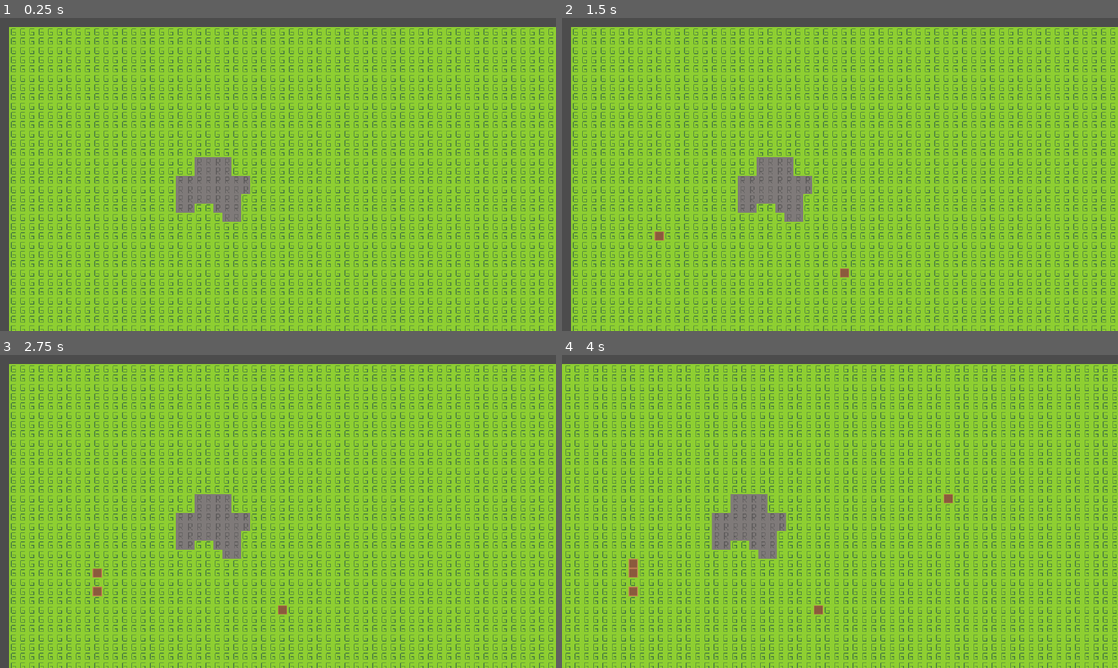
Above: before the commit, frames 1-4 (two rows, left to right).
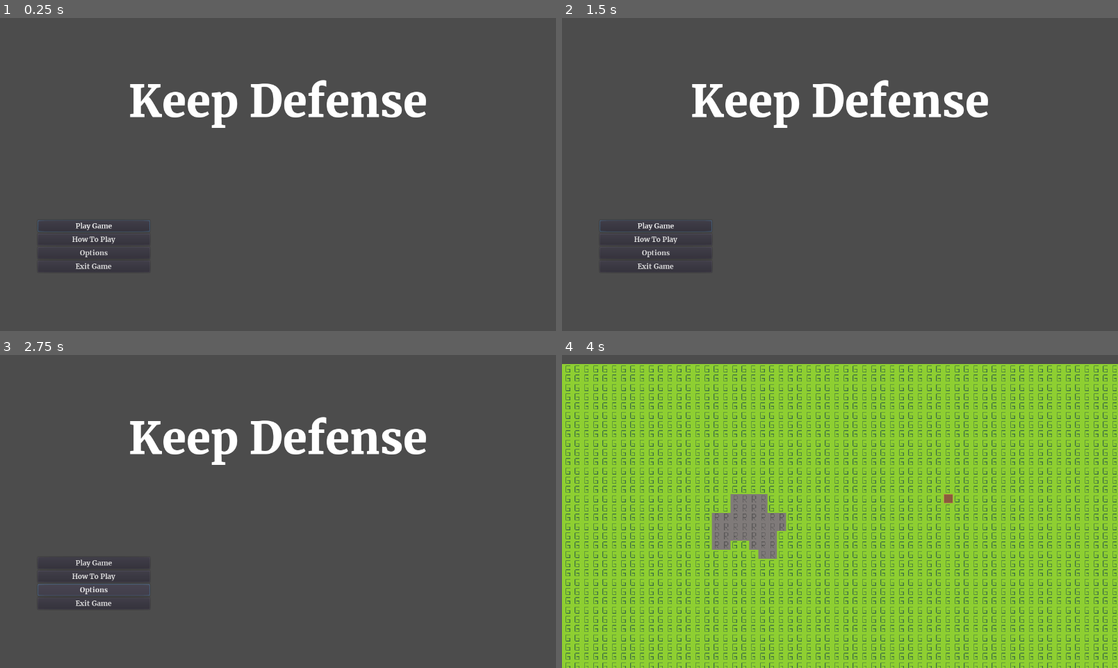
Above: after the commit, the same moments.

Repository: Joshua5437/Game-3
Game: Godot game, scene res://mainMenu.tscn
Same seed, same stepped clock (60 frames per second), same inputs: the game is played once before the commit and once after it. Before the commit the project starts from res://mainScene.tscn.
Inputs (mouse positions are in pixels of both pictures, inside the frame that each line leads up to):
- Up to frame 1 (0.25 s): no input
- Up to frame 2 (1.5 s): click (656, 240) at 0.5 s, where only the run after the commit has a clickable "How To Play"; click (840, 268) at 1.25 s, where only the run after the commit has a clickable "Go back"
- Up to frame 3 (2.75 s): click (94, 589) at 2 s, where only the run after the commit has a clickable "Options"
- Up to frame 4 (4 s): click (656, 561) at 2.75 s, where only the run after the commit has a clickable "Play Game"; tap Enter at 3.5 s; move the mouse to (962, 495) at 3.52 s; hold Right (ui_right) from 3.53 s (still down); click (962, 495) at 3.67 s

The runs differ from the first frame. In frame 1, 95% of the frame differs, in the area x 1-100%, y 2-100%; in frame 2, 95%; in frame 3, 95%; in frame 4, 0.2%.

Commit message:
added gui stuff

Diff:
--- /dev/null
+++ b/howToPlay.gd
@@ -0,0 +1,20 @@
+extends Control
+
+
+# Declare member variables here. Examples:
+# var a = 2
+# var b = "text"
+
+
+# Called when the node enters the scene tree for the first time.
+func _ready():
+	pass # Replace with function body.
+
+
+# Called every frame. 'delta' is the elapsed time since the previous frame.
+#func _process(delta):
+#	pass
+
+
+func _on_Button_pressed():
+	get_tree().change_scene("res://mainMenu.tscn")
--- /dev/null
+++ b/howToPlay.tscn
@@ -0,0 +1,66 @@
+[gd_scene load_steps=7 format=2]
+
+[ext_resource path="res://fonts/Merriweather-Regular.ttf" type="DynamicFontData" id=1]
+[ext_resource path="res://fonts/Merriweather-Bold.ttf" type="DynamicFontData" id=2]
+[ext_resource path="res://howToPlay.gd" type="Script" id=3]
+
+[sub_resource type="DynamicFont" id=1]
+size = 50
+font_data = ExtResource( 2 )
+
+[sub_resource type="DynamicFont" id=2]
+size = 20
+font_data = ExtResource( 1 )
+
+[sub_resource type="DynamicFont" id=3]
+font_data = ExtResource( 2 )
+
+[node name="HowToPlay" type="Control"]
+anchor_right = 1.0
+anchor_bottom = 1.0
+script = ExtResource( 3 )
+
+[node name="VBoxContainer" type="VBoxContainer" parent="."]
+anchor_left = 0.5
+anchor_right = 0.5
+margin_left = -277.0
+margin_top = 122.0
+margin_right = 277.0
+margin_bottom = 259.0
+grow_horizontal = 2
+grow_vertical = 0
+alignment = 1
+
+[node name="Label2" type="Label" parent="VBoxContainer"]
+margin_top = 7.0
+margin_right = 554.0
+margin_bottom = 71.0
+custom_fonts/font = SubResource( 1 )
+text = "How to Play"
+align = 1
+
+[node name="Label" type="Label" parent="VBoxContainer"]
+margin_top = 75.0
+margin_right = 554.0
+margin_bottom = 130.0
+custom_fonts/font = SubResource( 2 )
+text = "Too play, keep defense blah blah blah dont know what to put heres so this is filler and placeholder."
+autowrap = true
+
+[node name="VBoxContainer2" type="VBoxContainer" parent="."]
+anchor_left = 0.5
+anchor_top = 1.0
+anchor_right = 0.5
+anchor_bottom = 1.0
+margin_left = -37.0
+margin_top = -157.0
+margin_right = 38.0
+margin_bottom = -130.0
+
+[node name="Button" type="Button" parent="VBoxContainer2"]
+margin_right = 75.0
+margin_bottom = 27.0
+custom_fonts/font = SubResource( 3 )
+text = "Go back"
+
+[connection signal="pressed" from="VBoxContainer2/Button" to="." method="_on_Button_pressed"]
--- /dev/null
+++ b/mainMenu.tscn
@@ -0,0 +1,82 @@
+[gd_scene load_steps=9 format=2]
+
+[ext_resource path="res://fonts/Merriweather-Black.ttf" type="DynamicFontData" id=1]
+[ext_resource path="res://fonts/Merriweather-Bold.ttf" type="DynamicFontData" id=2]
+[ext_resource path="res://scripts/MainMenu.gd" type="Script" id=3]
+
+[sub_resource type="DynamicFont" id=3]
+font_data = ExtResource( 2 )
+
+[sub_resource type="DynamicFont" id=4]
+font_data = ExtResource( 2 )
+
+[sub_resource type="DynamicFont" id=5]
+font_data = ExtResource( 2 )
+
+[sub_resource type="DynamicFont" id=6]
+font_data = ExtResource( 2 )
+
+[sub_resource type="DynamicFont" id=7]
+size = 101
+font_data = ExtResource( 1 )
+
+[node name="MainMenu" type="Control"]
+anchor_right = 1.0
+anchor_bottom = 1.0
+script = ExtResource( 3 )
+
+[node name="VBoxContainer" type="VBoxContainer" parent="."]
+anchor_top = 1.0
+anchor_bottom = 1.0
+margin_left = 87.0
+margin_top = -255.0
+margin_right = 345.0
+margin_bottom = -187.0
+
+[node name="PlayButton" type="Button" parent="VBoxContainer"]
+margin_right = 258.0
+margin_bottom = 27.0
+custom_fonts/font = SubResource( 3 )
+text = "Play Game"
+
+[node name="HowToPlayButton" type="Button" parent="VBoxContainer"]
+margin_top = 31.0
+margin_right = 258.0
+margin_bottom = 58.0
+custom_fonts/font = SubResource( 4 )
+text = "How To Play"
+
+[node name="OptionsButton" type="Button" parent="VBoxContainer"]
+margin_top = 62.0
+margin_right = 258.0
+margin_bottom = 89.0
+custom_fonts/font = SubResource( 5 )
+text = "Options"
+
+[node name="ExitButton" type="Button" parent="VBoxContainer"]
+margin_top = 93.0
+margin_right = 258.0
+margin_bottom = 120.0
+custom_fonts/font = SubResource( 6 )
+text = "Exit Game"
+
+[node name="VBoxContainer2" type="VBoxContainer" parent="."]
+anchor_left = 0.5
+anchor_right = 0.5
+margin_left = -344.0
+margin_top = 128.0
+margin_right = 344.0
+margin_bottom = 345.0
+
+[node name="Label" type="Label" parent="VBoxContainer2"]
+margin_right = 688.0
+margin_bottom = 128.0
+custom_fonts/font = SubResource( 7 )
+text = "Keep Defense"
+align = 1
+valign = 1
+
+[connection signal="pressed" from="VBoxContainer/PlayButton" to="." method="_on_PlayButton_pressed"]
+[connection signal="pressed" from="VBoxContainer/HowToPlayButton" to="." method="_on_HowToPlayButton_pressed"]
+[connection signal="pressed" from="VBoxContainer/OptionsButton" to="." method="_on_OptionsButton_pressed"]
+[connection signal="pressed" from="VBoxContainer/ExitButton" to="." method="_on_ExitButton_pressed"]
--- /dev/null
+++ b/mainUI.tscn
@@ -0,0 +1,106 @@
+[gd_scene load_steps=12 format=2]
+
+[ext_resource path="res://fonts/Merriweather-Black.ttf" type="DynamicFontData" id=1]
+[ext_resource path="res://fonts/Merriweather-Bold.ttf" type="DynamicFontData" id=2]
+[ext_resource path="res://images/bowicon.png" type="Texture" id=3]
+[ext_resource path="res://images/mageicon.png" type="Texture" id=4]
+[ext_resource path="res://images/wallicon.png" type="Texture" id=5]
+
+[sub_resource type="DynamicFont" id=1]
+size = 11
+font_data = ExtResource( 2 )
+
+[sub_resource type="DynamicFont" id=2]
+font_data = ExtResource( 1 )
+
+[sub_resource type="Theme" id=3]
+default_font = SubResource( 2 )
+
+[sub_resource type="DynamicFont" id=4]
+size = 34
+font_data = ExtResource( 2 )
+
+[sub_resource type="DynamicFont" id=5]
+size = 30
+font_data = ExtResource( 1 )
+
+[sub_resource type="DynamicFont" id=6]
+font_data = ExtResource( 2 )
+
+[node name="mainUI" type="Control"]
+anchor_right = 1.0
+anchor_bottom = 1.0
+
+[node name="MarginContainer" type="MarginContainer" parent="."]
+anchor_left = 1.0
+anchor_top = 1.0
+anchor_right = 1.0
+anchor_bottom = 1.0
+margin_left = -100.0
+margin_top = -100.0
+
+[node name="StartWave" type="Button" parent="MarginContainer"]
+margin_right = 100.0
+margin_bottom = 100.0
+custom_fonts/font = SubResource( 1 )
+
+[node name="Label" type="Label" parent="MarginContainer/StartWave"]
+anchor_right = 1.0
+anchor_bottom = 1.0
+theme = SubResource( 3 )
+custom_fonts/font = SubResource( 4 )
+text = "Start Wave"
+align = 1
+valign = 1
+autowrap = true
+
+[node name="TopPanel" type="Panel" parent="."]
+anchor_right = 1.0
+margin_bottom = 40.0
+
+[node name="CenterContainer" type="CenterContainer" parent="TopPanel"]
+anchor_right = 1.0
+anchor_bottom = 1.0
+
+[node name="Gold" type="Label" parent="TopPanel/CenterContainer"]
+margin_left = 577.0
+margin_right = 703.0
+margin_bottom = 39.0
+custom_fonts/font = SubResource( 5 )
+text = "Gold: 50"
+
+[node name="Wave" type="Label" parent="TopPanel"]
+margin_left = 10.0
+margin_top = 10.0
+margin_right = 40.0
+margin_bottom = 14.0
+custom_fonts/font = SubResource( 6 )
+text = "Wave: 1"
+
+[node name="Buildings" type="Panel" parent="."]
+anchor_top = 1.0
+anchor_bottom = 1.0
+margin_top = -500.0
+margin_right = 132.0
+
+[node name="GridContainer" type="GridContainer" parent="Buildings"]
+anchor_right = 1.0
+anchor_bottom = 1.0
+columns = 2
+
+[node name="Bow" type="TextureRect" parent="Buildings/GridContainer"]
+margin_right = 64.0
+margin_bottom = 64.0
+texture = ExtResource( 3 )
+
+[node name="Mage" type="TextureRect" parent="Buildings/GridContainer"]
+margin_left = 68.0
+margin_right = 132.0
+margin_bottom = 64.0
+texture = ExtResource( 4 )
+
+[node name="Wall" type="TextureRect" parent="Buildings/GridContainer"]
+margin_top = 68.0
+margin_right = 64.0
+margin_bottom = 132.0
+texture = ExtResource( 5 )
--- a/project.godot
+++ b/project.godot
@@ -45,7 +45,7 @@
 [application]
 
 config/name="Game3"
-run/main_scene="res://mainScene.tscn"
+run/main_scene="res://mainMenu.tscn"
 config/icon="res://icon.png"
 
 [display]
--- /dev/null
+++ b/scripts/MainMenu.gd
@@ -0,0 +1,35 @@
+extends Control
+
+
+# Declare member variables here. Examples:
+# var a = 2
+# var b = "text"
+
+
+# Called when the node enters the scene tree for the first time.
+func _ready():
+	$VBoxContainer/PlayButton.grab_focus()
+	pass # Replace with function body.
+
+
+# Called every frame. 'delta' is the elapsed time since the previous frame.
+#func _process(delta):
+#	pass
+
+
+
+
+func _on_PlayButton_pressed():
+	get_tree().change_scene("res://mainScene.tscn")
+
+
+func _on_HowToPlayButton_pressed():
+	get_tree().change_scene("res://howToPlay.tscn")
+
+
+func _on_OptionsButton_pressed():
+	pass # Replace with function body.
+
+
+func _on_ExitButton_pressed():
+	get_tree().quit()
Binary file added: fonts/Merriweather-Black.ttf
Binary file added: fonts/Merriweather-BlackItalic.ttf
Binary file added: fonts/Merriweather-Bold.ttf
Binary file added: fonts/Merriweather-BoldItalic.ttf
Binary file added: fonts/Merriweather-Italic.ttf
Binary file added: fonts/Merriweather-Light.ttf
Binary file added: fonts/Merriweather-LightItalic.ttf
Binary file added: fonts/Merriweather-Regular.ttf
Binary file added: images/bowicon.png
Not shown, added: images/bowicon.png.import
Binary file added: images/mageicon.png
Not shown, added: images/mageicon.png.import
(and 2 more such lines)
